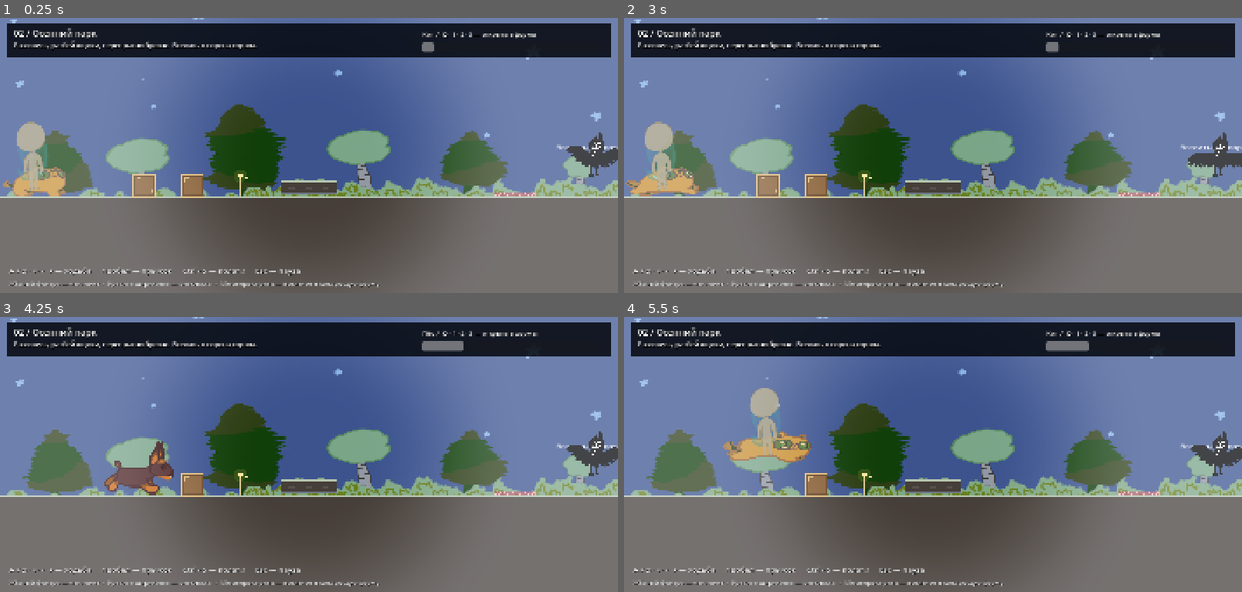
Above: before the commit, frames 1-4 (two rows, left to right).
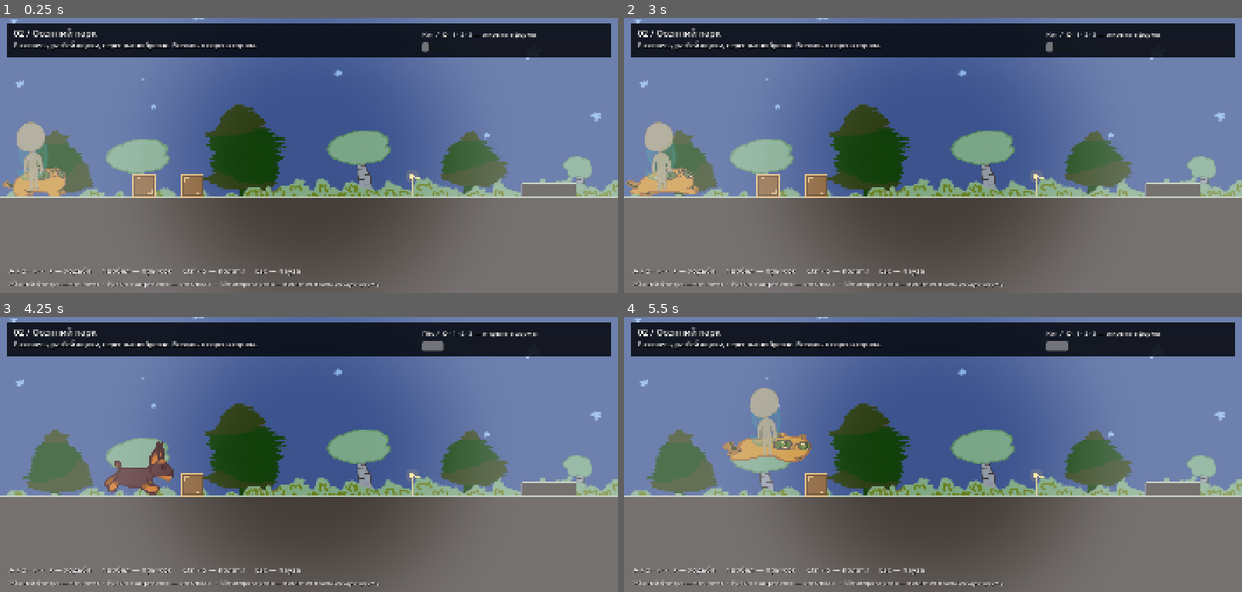
Above: after the commit, the same moments.

Repository: marykakao25-ux/ghost
Game: Godot game, scene res://scenes/Level_Dog_Park.tscn
Two runs of this game, one before a commit and one after it. Both use one fixed random seed, a clock stepped at 60 frames per second and the inputs below. This scene is started directly instead of the project's main scene.
Inputs:
- Up to frame 1 (0.25 s): no input
- Up to frame 2 (3 s): hold Ctrl (crawl) 0.53-1.28 s; hold D (move_right) 0.53-2.03 s; tap Space (jump) at 0.77, 1.52 s; tap Q (shapeshift) at 1.35 s; hold A (move_left) 2.03-2.78 s; hold 3 (shapeshift_bird) 2.03-2.78 s; hold D (move_right) from 2.78 s (still down); tap 1 (shapeshift_cat) at 2.85 s
- Up to frame 3 (4.25 s): keep holding D (move_right); tap Space (jump) at 3.02, 3.77 s; hold 2 (shapeshift_dog) from 3.53 s (still down)
- Up to frame 4 (5.5 s): release D (move_right) at 4.28 s; release 2 (shapeshift_dog) at 4.28 s; hold A (move_left) 4.28-5.03 s; tap Ctrl (crawl) at 4.35 s; tap Space (jump) at 4.52 s; hold D (move_right) from 5.03 s (still down); hold Q (shapeshift) from 5.03 s (still down)

The runs differ from the first frame. In frame 1, 2.1% of the frame differs, in the area x 0-100%, y 8-65%; in frame 2, 2.1%; in frame 3, 2.2%; in frame 4, 2.2%, in the area x 3-100%, y 8-65%.

Commit message:
[T-0030] feat: Camera2D and longer levels ~3600
Co-authored-by: Cursor <cursoragent@cursor.com>

Diff:
--- a/scenes/Level_Bird_Rooftops.tscn
+++ b/scenes/Level_Bird_Rooftops.tscn
@@ -24,7 +24,7 @@
 size = Vector2(40, 900)
 
 [sub_resource type="RectangleShape2D" id="RectangleShape2D_ceiling"]
-size = Vector2(1900, 40)
+size = Vector2(3700, 40)
 
 [sub_resource type="RectangleShape2D" id="RectangleShape2D_wind"]
 size = Vector2(280, 220)
@@ -88,7 +88,7 @@
 texture = ExtResource("6_tile")
 
 [node name="RoofCDecor" type="Sprite2D" parent="."]
-position = Vector2(1400, 460)
+position = Vector2(2200, 460)
 scale = Vector2(0.8, 0.12)
 texture = ExtResource("6_tile")
 
@@ -115,7 +115,7 @@
 shape = SubResource("RectangleShape2D_roof_b")
 
 [node name="RoofC" type="StaticBody2D" parent="."]
-position = Vector2(1400, 460)
+position = Vector2(2200, 460)
 
 [node name="CollisionShape2D" type="CollisionShape2D" parent="RoofC"]
 shape = SubResource("RectangleShape2D_roof_c")
@@ -127,19 +127,19 @@
 shape = SubResource("RectangleShape2D_wall")
 
 [node name="WallRight" type="StaticBody2D" parent="."]
-position = Vector2(1820, 400)
+position = Vector2(3620, 400)
 
 [node name="CollisionShape2D" type="CollisionShape2D" parent="WallRight"]
 shape = SubResource("RectangleShape2D_wall")
 
 [node name="Ceiling" type="StaticBody2D" parent="."]
-position = Vector2(900, -20)
+position = Vector2(1800, -20)
 
 [node name="CollisionShape2D" type="CollisionShape2D" parent="Ceiling"]
 shape = SubResource("RectangleShape2D_ceiling")
 
 [node name="FloorBound" type="StaticBody2D" parent="."]
-position = Vector2(900, 820)
+position = Vector2(1800, 820)
 
 [node name="CollisionShape2D" type="CollisionShape2D" parent="FloorBound"]
 shape = SubResource("RectangleShape2D_ceiling")
@@ -205,7 +205,7 @@
 shape = SubResource("RectangleShape2D_checkpoint")
 
 [node name="LevelExit" parent="." instance=ExtResource("9_exit")]
-position = Vector2(1710, 350)
+position = Vector2(3400, 350)
 next_scene = "res://scenes/Finale.tscn"
 host_form = 0
 exit_text = "К свету →"
--- a/scenes/Level_Cat_Cemetry.tscn
+++ b/scenes/Level_Cat_Cemetry.tscn
@@ -12,7 +12,7 @@
 [ext_resource type="Script" path="res://scripts/LevelPresentation.gd" id="10_art"]
 
 [sub_resource type="RectangleShape2D" id="RectangleShape2D_floor"]
-size = Vector2(1900, 80)
+size = Vector2(3700, 80)
 
 [sub_resource type="RectangleShape2D" id="RectangleShape2D_overhang"]
 size = Vector2(360, 400)
@@ -135,7 +135,7 @@
 texture = ExtResource("2_fcwye")
 
 [node name="Floor" type="StaticBody2D" parent="."]
-position = Vector2(900, 560)
+position = Vector2(1800, 560)
 
 [node name="CollisionShape2D" type="CollisionShape2D" parent="Floor"]
 shape = SubResource("RectangleShape2D_floor")
@@ -186,7 +186,7 @@
 shape = SubResource("RectangleShape2D_checkpoint")
 
 [node name="Checkpoint2" type="Area2D" parent="."]
-position = Vector2(1400, 460)
+position = Vector2(2400, 460)
 collision_layer = 0
 script = SubResource("GDScript_checkpoint")
 director_path = NodePath("../LevelDirector")
@@ -195,12 +195,12 @@
 shape = SubResource("RectangleShape2D_checkpoint")
 
 [node name="PuddleDecor" type="Sprite2D" parent="."]
-position = Vector2(1100, 530)
+position = Vector2(1900, 530)
 scale = Vector2(0.18, 0.1)
 texture = ExtResource("7_puddle")
 
 [node name="ObstacleHazard" parent="." instance=ExtResource("4_obstacle")]
-position = Vector2(1100, 514)
+position = Vector2(1900, 514)
 obstacle_type = 3
 allowed_forms = Array[String]([])
 
@@ -208,7 +208,7 @@
 shape = SubResource("RectangleShape2D_hazard")
 
 [node name="ObstacleCrawl2" parent="." instance=ExtResource("4_obstacle")]
-position = Vector2(1550, 500)
+position = Vector2(2800, 500)
 obstacle_type = 0
 allowed_forms = Array[String](["cat"])
 
@@ -216,7 +216,7 @@
 shape = SubResource("RectangleShape2D_crawl_sensor")
 
 [node name="CrawlOverhang2" type="StaticBody2D" parent="."]
-position = Vector2(1550, 200)
+position = Vector2(2800, 200)
 
 [node name="CollisionShape2D" type="CollisionShape2D" parent="CrawlOverhang2"]
 shape = SubResource("RectangleShape2D_overhang")
@@ -228,13 +228,13 @@
 shape = SubResource("RectangleShape2D_wall")
 
 [node name="WallRight" type="StaticBody2D" parent="."]
-position = Vector2(1820, 400)
+position = Vector2(3620, 400)
 
 [node name="CollisionShape2D" type="CollisionShape2D" parent="WallRight"]
 shape = SubResource("RectangleShape2D_wall")
 
 [node name="LevelExit" parent="." instance=ExtResource("9_exit")]
-position = Vector2(1730, 460)
+position = Vector2(3480, 460)
 next_scene = "res://scenes/Level_Dog_Park.tscn"
 unlock_form = 1
 host_form = 1
--- a/scenes/Level_Dog_Park.tscn
+++ b/scenes/Level_Dog_Park.tscn
@@ -12,7 +12,7 @@
 [ext_resource type="Script" path="res://scripts/LevelPresentation.gd" id="10_art"]
 
 [sub_resource type="RectangleShape2D" id="RectangleShape2D_floor"]
-size = Vector2(1900, 80)
+size = Vector2(3700, 80)
 
 [sub_resource type="RectangleShape2D" id="RectangleShape2D_log"]
 size = Vector2(160, 36)
@@ -112,24 +112,24 @@
 texture = ExtResource("6_grass")
 
 [node name="Floor" type="StaticBody2D" parent="."]
-position = Vector2(900, 560)
+position = Vector2(1800, 560)
 
 [node name="CollisionShape2D" type="CollisionShape2D" parent="Floor"]
 shape = SubResource("RectangleShape2D_floor")
 
 [node name="LogVisual" type="Sprite2D" parent="."]
-position = Vector2(900, 500)
+position = Vector2(1600, 500)
 scale = Vector2(0.28, 0.12)
 texture = ExtResource("7_log")
 
 [node name="LogBody" type="StaticBody2D" parent="."]
-position = Vector2(900, 494)
+position = Vector2(1600, 500)
 
 [node name="CollisionShape2D" type="CollisionShape2D" parent="LogBody"]
 shape = SubResource("RectangleShape2D_log")
 
 [node name="PitDecor" type="Sprite2D" parent="."]
-position = Vector2(1500, 545)
+position = Vector2(2600, 545)
 scale = Vector2(0.22, 0.12)
 texture = ExtResource("8_pit")
 
@@ -154,7 +154,7 @@
 position = Vector2(560, 488)
 
 [node name="ObstacleJump" parent="." instance=ExtResource("3_obstacle")]
-position = Vector2(900, 470)
+position = Vector2(1600, 470)
 monitoring = false
 obstacle_type = 1
 allowed_forms = Array[String](["dog"])
@@ -163,7 +163,7 @@
 shape = SubResource("RectangleShape2D_jump_sensor")
 
 [node name="Checkpoint1" type="Area2D" parent="."]
-position = Vector2(700, 460)
+position = Vector2(1200, 460)
 collision_layer = 0
 script = SubResource("GDScript_checkpoint")
 director_path = NodePath("../LevelDirector")
@@ -172,7 +172,7 @@
 shape = SubResource("RectangleShape2D_checkpoint")
 
 [node name="ObstacleHazard" parent="." instance=ExtResource("3_obstacle")]
-position = Vector2(1500, 514)
+position = Vector2(2600, 514)
 obstacle_type = 3
 allowed_forms = Array[String]([])
 
@@ -180,7 +180,7 @@
 shape = SubResource("RectangleShape2D_hazard")
 
 [node name="LevelExit" parent="." instance=ExtResource("9_exit")]
-position = Vector2(1730, 460)
+position = Vector2(3480, 460)
 next_scene = "res://scenes/Level_Bird_Rooftops.tscn"
 unlock_form = 2
 host_form = 2
@@ -193,7 +193,7 @@
 shape = SubResource("RectangleShape2D_wall")
 
 [node name="WallRight" type="StaticBody2D" parent="."]
-position = Vector2(1820, 400)
+position = Vector2(3620, 400)
 
 [node name="CollisionShape2D" type="CollisionShape2D" parent="WallRight"]
 shape = SubResource("RectangleShape2D_wall")
--- a/scenes/Player.tscn
+++ b/scenes/Player.tscn
@@ -35,3 +35,6 @@
 shape = SubResource("CapsuleShape2D_cat")
 
 [node name="FormPivot" type="Node2D" parent="."]
+
+[node name="Camera2D" type="Camera2D" parent="."]
+position_smoothing_enabled = true
--- a/scripts/LevelDirector.gd
+++ b/scripts/LevelDirector.gd
@@ -9,6 +9,8 @@
 @export var spawn_point: Vector2 = Vector2.ZERO
 ## Маркер имеет приоритет над spawn_point, включая начало координат.
 @export var spawn_marker: Marker2D = null
+@export var level_width: float = 3600.0
+@export var level_height: float = 800.0
 
 var _player: PlayerController = null
 var _level_root: Node = null
@@ -35,6 +37,25 @@
 	if is_instance_valid(spawn_marker):
 		_spawn_position = spawn_marker.global_position
 	register_obstacles()
+	_setup_camera()
+
+
+func _setup_camera() -> void:
+	if not is_instance_valid(_player):
+		return
+	var camera: Camera2D = _player.get_node_or_null("Camera2D") as Camera2D
+	if camera == null:
+		camera = Camera2D.new()
+		camera.name = "Camera2D"
+		_player.add_child(camera)
+	camera.enabled = true
+	camera.make_current()
+	camera.limit_left = 0
+	camera.limit_top = 0
+	camera.limit_right = int(level_width)
+	camera.limit_bottom = int(level_height)
+	camera.position_smoothing_enabled = true
+	camera.position_smoothing_speed = 8.0
 
 
 func _physics_process(_delta: float) -> void:
--- a/scripts/LevelPresentation.gd
+++ b/scripts/LevelPresentation.gd
@@ -17,6 +17,7 @@
 const LEGEND_EXIT: String = "Idle-зверь справа — вселение в следующую форму"
 
 @export_enum("Кладбище", "Парк", "Крыши") var location: int = 0
+@export var level_width: float = 3600.0
 
 var _surfaces: Array[Rect2] = []
 var _hazards: Array[Rect2] = []
@@ -106,13 +107,19 @@
 
 
 func _draw() -> void:
-	draw_rect(Rect2(0.0, 0.0, 1800.0, 800.0), Color("171d30"))
+	draw_rect(Rect2(0.0, 0.0, level_width, 800.0), Color("171d30"))
 	var source: Rect2 = Rect2(0.0, 0.0, 1500.0, 600.0)
-	var sky: Rect2 = Rect2(0.0, 0.0, 1800.0, 520.0)
+	var sky: Rect2 = Rect2(0.0, 0.0, level_width, 520.0)
 	if location == 2:
 		source.size.y = 800.0
 		sky.size.y = 800.0
-	draw_texture_rect_region(BACKGROUNDS[location], sky, source, Color(0.8, 0.84, 0.9))
+	# Повторяем фон по ширине длинного уровня.
+	var tile_w: float = 1800.0
+	var bg_x: float = 0.0
+	while bg_x < level_width:
+		var slice: Rect2 = Rect2(bg_x, sky.position.y, minf(tile_w, level_width - bg_x), sky.size.y)
+		draw_texture_rect_region(BACKGROUNDS[location], slice, source, Color(0.8, 0.84, 0.9))
+		bg_x += tile_w
 	for surface: Rect2 in _surfaces:
 		var fill: Color = Color("36354b") if location != 1 else Color("463e38")
 		var rect: Rect2 = surface
@@ -163,7 +170,7 @@
 	_progress = ProgressBar.new()
 	_progress.position = Vector2(1210.0, 55.0)
 	_progress.size = Vector2(520.0, 12.0)
-	_progress.max_value = 1800.0
+	_progress.max_value = level_width
 	_progress.show_percentage = false
 	_progress.mouse_filter = Control.MOUSE_FILTER_IGNORE
 	panel.add_child(_progress)
--- a/scripts/tests/demo_regression.gd
+++ b/scripts/tests/demo_regression.gd
@@ -94,6 +94,10 @@
 		var collider: CollisionShape2D = area.get_node("CollisionShape2D")
 		_check(collider.shape.get_rect().size == Vector2(280.0, 40.0), "Размер прохода")
 	_check(current_scene.has_node("Presentation/LevelHUD"), "Нет оформления/подсказок")
+	_check(_player.get_node_or_null("Camera2D") != null, "Нет Camera2D")
+	var director: Node = current_scene.get_node("LevelDirector")
+	_check(float(director.get("level_width")) >= 3500.0, "Уровень не удлинён")
+	_check(current_scene.get_node("LevelExit").global_position.x > 3000.0, "Выход не в конце длинного уровня")
 
 
 func _test_crawl() -> void:
@@ -126,7 +130,7 @@
 func _test_respawn() -> void:
 	var director: Node = current_scene.get_node("LevelDirector")
 	director.set_checkpoint(Vector2(780.0, 460.0))
-	_player.global_position = Vector2(1100.0, 498.0)
+	_player.global_position = Vector2(1900.0, 498.0)
 	_player.velocity = Vector2.ZERO
 	for frame: int in range(8):
 		await physics_frame
